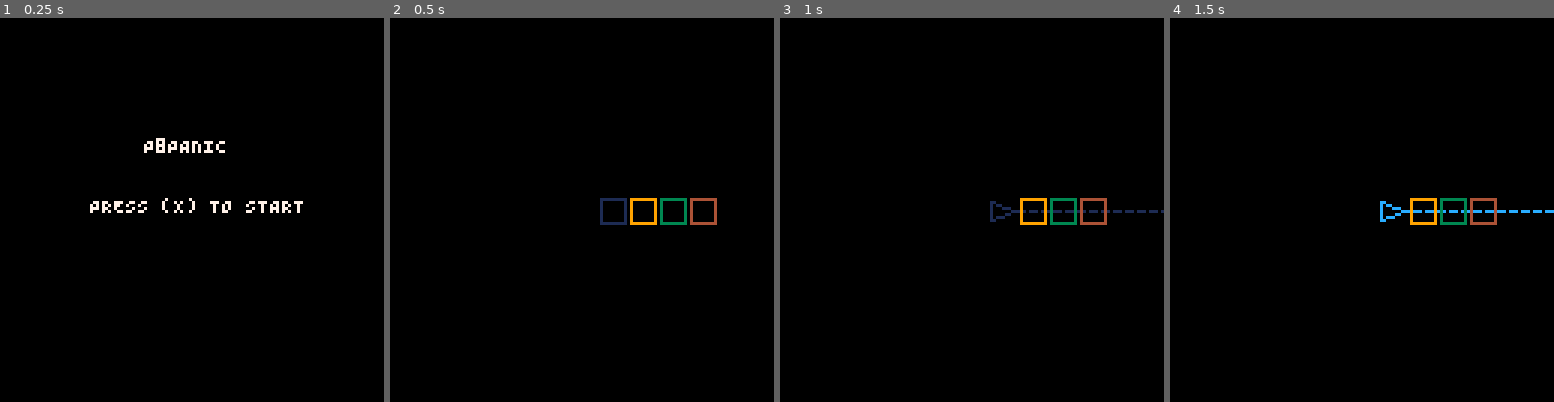
Above: before the commit, frames 1-4 (left to right).
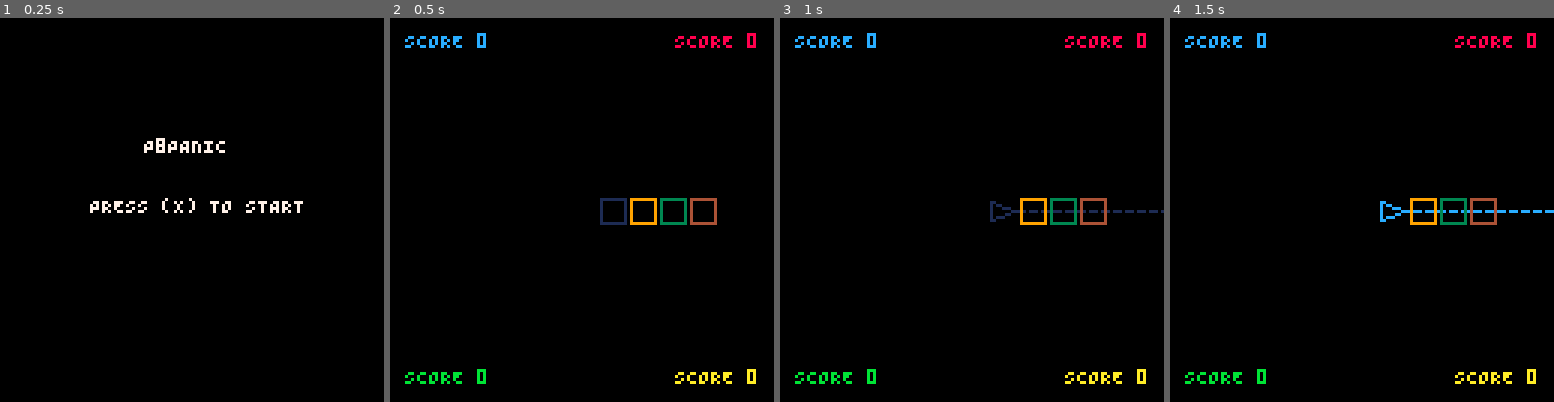
Above: after the commit, the same moments.

Repository: Arcadesys/p8panic
Game: PICO-8 cartridge p_8_panic.p8
Same seed, same stepped clock (60 frames per second), same inputs: the game is played once before the commit and once after it.
Inputs:
- Up to frame 1 (0.25 s): no input
- Up to frame 2 (0.5 s): tap X (X key) at 0.33 s
- Up to frame 3 (1 s): tap O (Z key) at 0.7 s
- Up to frame 4 (1.5 s): tap X (X key) at 1.07 s

Frame 1 is identical in both runs. In frame 2, 1.2% of the frame differs, in the area x 3-96%, y 3-96%; in frame 3, 1.2%; in frame 4, 1.2%.

Commit message:
Refactor player initialization and UI drawing logic; remove debug prints and improve stash display

Diff:
--- a/p_8_panic.p8
+++ b/p_8_panic.p8
@@ -240,11 +240,9 @@
     -- Player:new uses global STASH_SIZE, which should be set before this by menu/game init
     player_manager.current_players[i] = Player:new(i, 0, color, ghost_color)
   end
-
-  printh("Initialized " .. num_players .. " players.")
-end
-
--- Function to get a player\'s instance
+end
+
+-- Function to get a player's instance
 function player_manager.get_player(player_id)
   if not player_manager.current_players then
      printh("Accessing player_manager.current_players before init_players?")
@@ -915,7 +913,7 @@
 -- This file will contain functions for drawing UI elements,
 -- including the main menu and in-game HUD.
 
---#globals cls print N_PLAYERS player_manager cursors global_game_state player_count stash_count
+--#globals cls print N_PLAYERS player_manager cursors global_game_state player_count stash_count tostring
 
 ui = {}
 
@@ -932,28 +930,89 @@
 end
 
 function ui.draw_game_hud()
-  -- Draw player info/scores
+  -- DEBUG: Check N_PLAYERS and player_manager status (commented out)
+  -- local pm_text = "PM_T: " .. type(player_manager)
+  -- if type(player_manager) == "table" then
+  --   local key_count = 0
+  --   for _ in pairs(player_manager) do key_count = key_count + 1 end
+  --   pm_text = pm_text .. " PM_KEYS: " .. key_count
+  --   if type(player_manager.current_players) == "table" then
+  --     pm_text = pm_text .. " CUR_P_T: table CUR_P_#: " .. #player_manager.current_players
+  --   else
+  --     pm_text = pm_text .. " CUR_P_T: " .. type(player_manager.current_players)
+  --   end
+  -- end
+  -- print("N_P:"..tostring(N_PLAYERS).." " .. pm_text, 1, 1, 13) -- Print debug info at top-left
+
+  local screen_w = 128
+  local screen_h = 128
+  local margin = 5
+  local line_h = 6 -- Standard Pico-8 font height (5px char + 1px spacing)
+
+  local corners = {
+    -- P1: Top-Left (score at y, stash below)
+    { x = margin, y = margin, align_right = false, stash_y_multiplier = 1 },
+    -- P2: Top-Right (score at y, stash below)
+    { x = screen_w - margin, y = margin, align_right = true, stash_y_multiplier = 1 },
+    -- P3: Bottom-Left (score at y, stash above)
+    { x = margin, y = screen_h - margin - line_h, align_right = false, stash_y_multiplier = -1 },
+    -- P4: Bottom-Right (score at y, stash above)
+    { x = screen_w - margin, y = screen_h - margin - line_h, align_right = true, stash_y_multiplier = -1 }
+  }
+
+  -- Configuration for stash item display colors
+  local stash_slot_colors = {
+    7,  -- Slot 1: White
+    12, -- Slot 2: Dark Blue
+    7,  -- Slot 3: Default to White
+    7   -- Slot 4: Default to White
+  }
+
   for i = 1, N_PLAYERS do
-    local p = player_manager[i]
+    local p = player_manager.current_players and player_manager.current_players[i]
     if p then
-      local status_text = "P" .. i .. ": " .. p.score .. " pts"
-      if p.captured_pieces_count > 0 then
-        status_text = status_text .. " Cap: " .. p.captured_pieces_count
-      end
-      if p.stash == 0 and p.captured_pieces_count == 0 then
-         status_text = status_text .. " (EMPTY)"
-      end
-      print(status_text, 5, 5 + (i-1)*8, p.color_id)
-
-      -- Indicate current cursor mode for player 1 (P0 in btnp) for debugging/testing
-      if i == 1 and cursors[1] then
-          print("P1 Mode: "..cursors[1].mode, 60, 118, 7)
-      end
-    end
-  end
-
-  -- Display game timer or other global info (example)
-  -- print("Time: " .. flr(game_timer), 90, 5, 7)
+      local corner_cfg = corners[i]
+      if not corner_cfg then goto continue_loop end
+
+      local current_x_anchor = corner_cfg.x
+      local score_print_y = corner_cfg.y
+      local align_right = corner_cfg.align_right
+
+      -- 1. Print Score
+      local score_val = p.score or 0
+      local score_text_prefix = "SCORE "
+      local score_text_full = score_text_prefix .. score_val
+
+      local print_x_score
+      if align_right then
+        print_x_score = current_x_anchor - (#score_text_full * 4) -- Approx char width 4px
+      else
+        print_x_score = current_x_anchor
+      end
+      -- Print score with player's color, fallback to white (7)
+      print(score_text_full, print_x_score, score_print_y, p.color or 7)
+
+      -- 2. Print Stash (up to 4 items/counts)
+      for k = 1, 4 do
+        local stash_item_y = score_print_y + (k * line_h * corner_cfg.stash_y_multiplier)
+        local count = (p.stash_counts and p.stash_counts[k]) or 0
+
+        if count > 0 then -- Only display if count is positive
+          local item_text = tostring(count)
+          local item_color = stash_slot_colors[k] or 7 -- Fallback to white
+
+          local print_x_item
+          if align_right then
+            print_x_item = current_x_anchor - (#item_text * 4)
+          else
+            print_x_item = current_x_anchor
+          end
+          print(item_text, print_x_item, stash_item_y, item_color)
+        end
+      end
+    end
+    ::continue_loop::
+  end
 end
 -->8
 -- src/7.cursor.lua
@@ -1175,8 +1234,6 @@
 -- Game Specific Logic (Initialization, Update, Draw)
 ------------------------------------------
 function init_game_properly()
-  printh("init_game_properly: N_PLAYERS="..N_PLAYERS..", STASH_SIZE="..STASH_SIZE)
-
   if player_manager and player_manager.init_players then
     player_manager.init_players(N_PLAYERS)
   else
--- a/src/1.player.lua
+++ b/src/1.player.lua
@@ -114,11 +114,9 @@
     -- Player:new uses global STASH_SIZE, which should be set before this by menu/game init
     player_manager.current_players[i] = Player:new(i, 0, color, ghost_color)
   end
-
-  printh("Initialized " .. num_players .. " players.")
 end
 
--- Function to get a player\'s instance
+-- Function to get a player's instance
 function player_manager.get_player(player_id)
   if not player_manager.current_players then
      printh("Accessing player_manager.current_players before init_players?")
--- a/src/6.ui.lua
+++ b/src/6.ui.lua
@@ -2,7 +2,7 @@
 -- This file will contain functions for drawing UI elements,
 -- including the main menu and in-game HUD.
 
---#globals cls print N_PLAYERS player_manager cursors global_game_state player_count stash_count
+--#globals cls print N_PLAYERS player_manager cursors global_game_state player_count stash_count tostring
 
 ui = {}
 
@@ -19,26 +19,87 @@
 end
 
 function ui.draw_game_hud()
-  -- Draw player info/scores
+  -- DEBUG: Check N_PLAYERS and player_manager status (commented out)
+  -- local pm_text = "PM_T: " .. type(player_manager)
+  -- if type(player_manager) == "table" then
+  --   local key_count = 0
+  --   for _ in pairs(player_manager) do key_count = key_count + 1 end
+  --   pm_text = pm_text .. " PM_KEYS: " .. key_count
+  --   if type(player_manager.current_players) == "table" then
+  --     pm_text = pm_text .. " CUR_P_T: table CUR_P_#: " .. #player_manager.current_players
+  --   else
+  --     pm_text = pm_text .. " CUR_P_T: " .. type(player_manager.current_players)
+  --   end
+  -- end
+  -- print("N_P:"..tostring(N_PLAYERS).." " .. pm_text, 1, 1, 13) -- Print debug info at top-left
+
+  local screen_w = 128
+  local screen_h = 128
+  local margin = 5
+  local line_h = 6 -- Standard Pico-8 font height (5px char + 1px spacing)
+
+  local corners = {
+    -- P1: Top-Left (score at y, stash below)
+    { x = margin, y = margin, align_right = false, stash_y_multiplier = 1 },
+    -- P2: Top-Right (score at y, stash below)
+    { x = screen_w - margin, y = margin, align_right = true, stash_y_multiplier = 1 },
+    -- P3: Bottom-Left (score at y, stash above)
+    { x = margin, y = screen_h - margin - line_h, align_right = false, stash_y_multiplier = -1 },
+    -- P4: Bottom-Right (score at y, stash above)
+    { x = screen_w - margin, y = screen_h - margin - line_h, align_right = true, stash_y_multiplier = -1 }
+  }
+
+  -- Configuration for stash item display colors
+  local stash_slot_colors = {
+    7,  -- Slot 1: White
+    12, -- Slot 2: Dark Blue
+    7,  -- Slot 3: Default to White
+    7   -- Slot 4: Default to White
+  }
+
   for i = 1, N_PLAYERS do
-    local p = player_manager[i]
+    local p = player_manager.current_players and player_manager.current_players[i]
     if p then
-      local status_text = "P" .. i .. ": " .. p.score .. " pts"
-      if p.captured_pieces_count > 0 then
-        status_text = status_text .. " Cap: " .. p.captured_pieces_count
+      local corner_cfg = corners[i]
+      if not corner_cfg then goto continue_loop end
+
+      local current_x_anchor = corner_cfg.x
+      local score_print_y = corner_cfg.y
+      local align_right = corner_cfg.align_right
+
+      -- 1. Print Score
+      local score_val = p.score or 0
+      local score_text_prefix = "SCORE "
+      local score_text_full = score_text_prefix .. score_val
+
+      local print_x_score
+      if align_right then
+        print_x_score = current_x_anchor - (#score_text_full * 4) -- Approx char width 4px
+      else
+        print_x_score = current_x_anchor
       end
-      if p.stash == 0 and p.captured_pieces_count == 0 then
-         status_text = status_text .. " (EMPTY)"
-      end
-      print(status_text, 5, 5 + (i-1)*8, p.color_id)
+      -- Print score with player's color, fallback to white (7)
+      print(score_text_full, print_x_score, score_print_y, p.color or 7)
 
-      -- Indicate current cursor mode for player 1 (P0 in btnp) for debugging/testing
-      if i == 1 and cursors[1] then
-          print("P1 Mode: "..cursors[1].mode, 60, 118, 7)
+      -- 2. Print Stash (up to 4 items/counts)
+      for k = 1, 4 do
+        local stash_item_y = score_print_y + (k * line_h * corner_cfg.stash_y_multiplier)
+        local count = (p.stash_counts and p.stash_counts[k]) or 0
+
+        if count > 0 then -- Only display if count is positive
+          local item_text = tostring(count)
+          local item_color = stash_slot_colors[k] or 7 -- Fallback to white
+
+          local print_x_item
+          if align_right then
+            print_x_item = current_x_anchor - (#item_text * 4)
+          else
+            print_x_item = current_x_anchor
+          end
+          print(item_text, print_x_item, stash_item_y, item_color)
+        end
       end
     end
+    ::continue_loop::
   end
-
-  -- Display game timer or other global info (example)
-  -- print("Time: " .. flr(game_timer), 90, 5, 7)
 end
--- a/src/8.main.lua
+++ b/src/8.main.lua
@@ -121,8 +121,6 @@
 -- Game Specific Logic (Initialization, Update, Draw)
 ------------------------------------------
 function init_game_properly()
-  printh("init_game_properly: N_PLAYERS="..N_PLAYERS..", STASH_SIZE="..STASH_SIZE)
-
   if player_manager and player_manager.init_players then
     player_manager.init_players(N_PLAYERS)
   else
Not shown, changed: 17 lines of the sprite sheet (__gfx__) section of p_8_panic.p8
Empty file removed: src/7.main.lua
